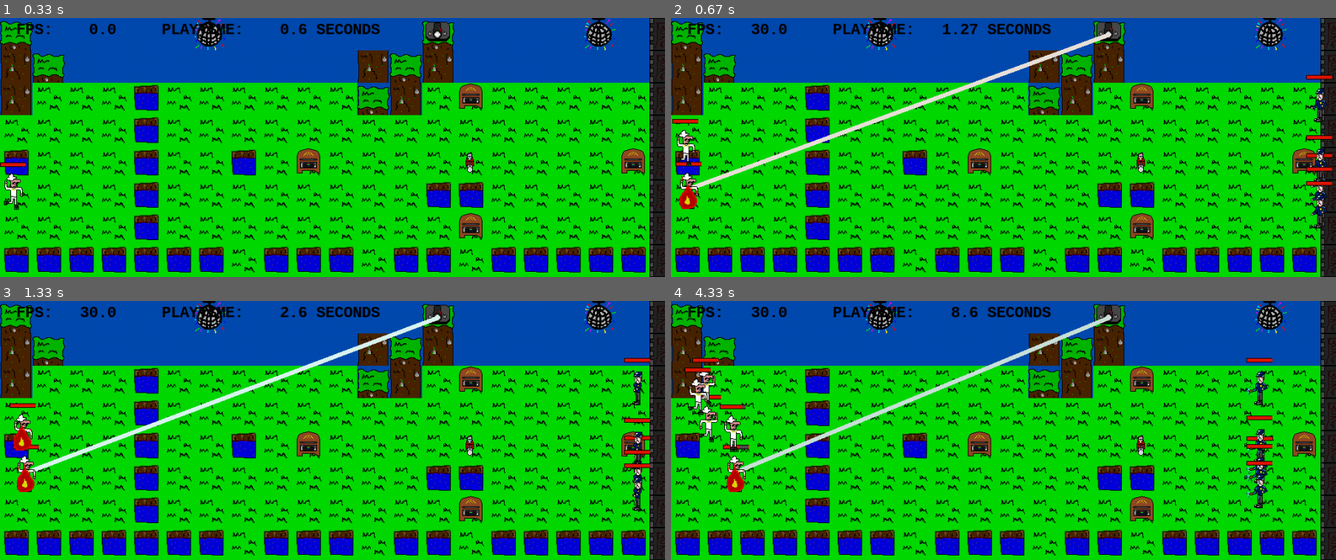
Above: before the commit, frames 1-4 (two rows, left to right).
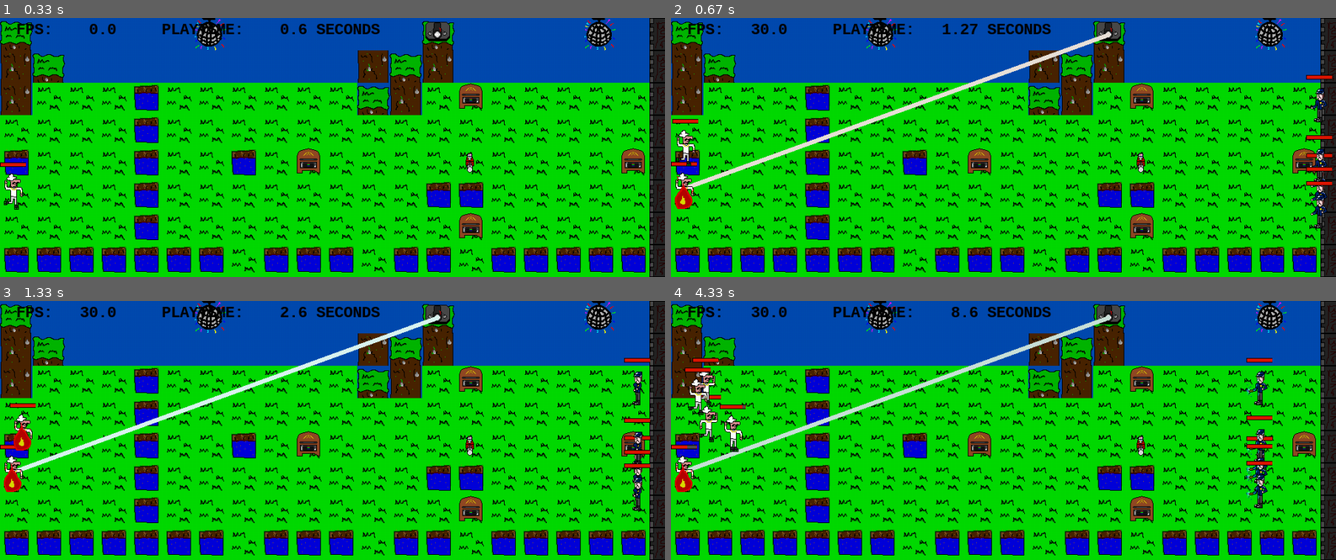
Above: after the commit, the same moments.

Repository: ferrisvienna/Disco_Defense
Game: pygame game, started from discodefense.py
The game is run twice, just before and just after one commit, with the same random seed, the same clock (stepped at 60 frames per second) and the same inputs.
Inputs:
- Up to frame 1 (0.33 s): no input
- Up to frame 2 (0.67 s): tap F2 at 0.33 s
- Up to frame 3 (1.33 s): no input
- Up to frame 4 (4.33 s): no input

Frame 1 is identical in both runs. In frame 2, 1.2% of the frame differs, in the area x 0-65%, y 6-74%; in frame 3, 2.1%; in frame 4, 2.9%, in the area x 0-66%, y 6-74%.

Commit message:
removed the discs moving the dancers

Diff:
--- a/discodefense.py
+++ b/discodefense.py
@@ -801,7 +801,7 @@
                              (opfer.pos[0], opfer.pos[1]),7)
                         opfer.hitpoints-= 1.0
                         opfer.burntime = 4.0
-                        #opfer.pos[0] -= 3
+                        opfer.pos[0] -= 3
                 pygame.draw.line #rebalance
 
             # bunter lichtlaser
